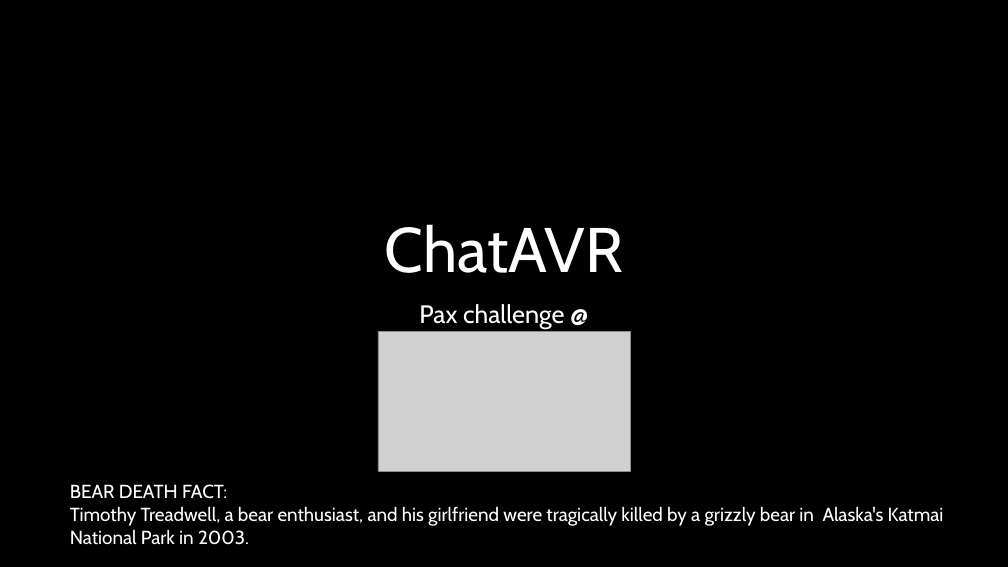
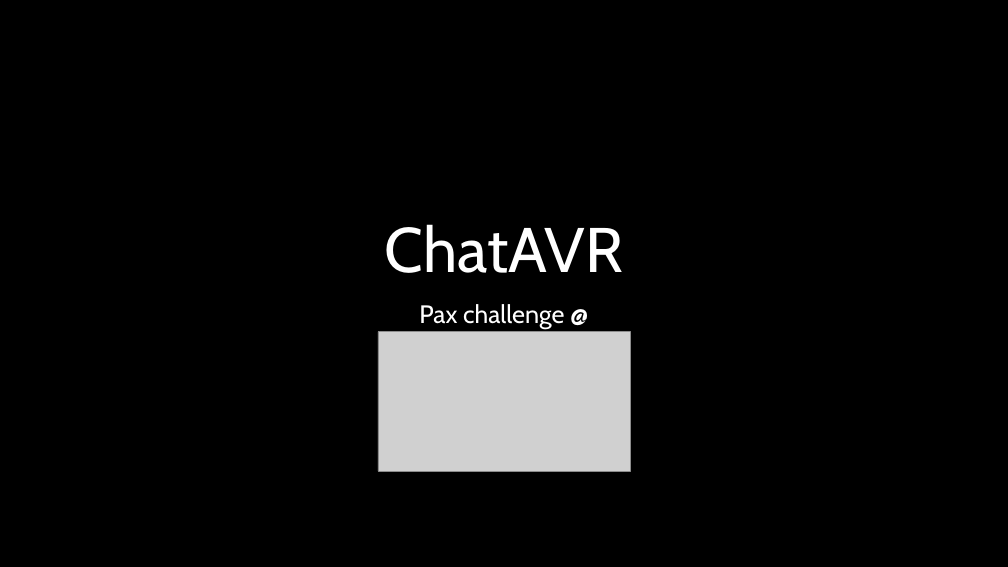
Before and after one commit to snophey/baselhack_2024, a slide deck: slide 1 of assets/presentation/ChatAVR.pptx. Drawn at 1008x567 pixels with LibreOffice and Linux fonts; fonts in the diff are those of the drawing; grey boxes stand for pictures. Boxes give left, top, right and bottom in pixels: in the first picture for what was removed or moved away, otherwise in the second. Text is boxed around its words. In the diff, an @@ line names an element or a change of style, - is before the commit and + after.

```diff
--- a/assets/presentation/ChatAVR.pptx
+++ b/assets/presentation/ChatAVR.pptx
@@ text removed at box(70, 484, 944, 545) @@
-BEAR DEATH FACT:
-Timothy Treadwell, a bear enthusiast, and his girlfriend were tragically killed by a grizzly bear in Alaska's Katmai
-National Park in 2003.
```
Also in this commit, not shown: 5 other slides changed.
